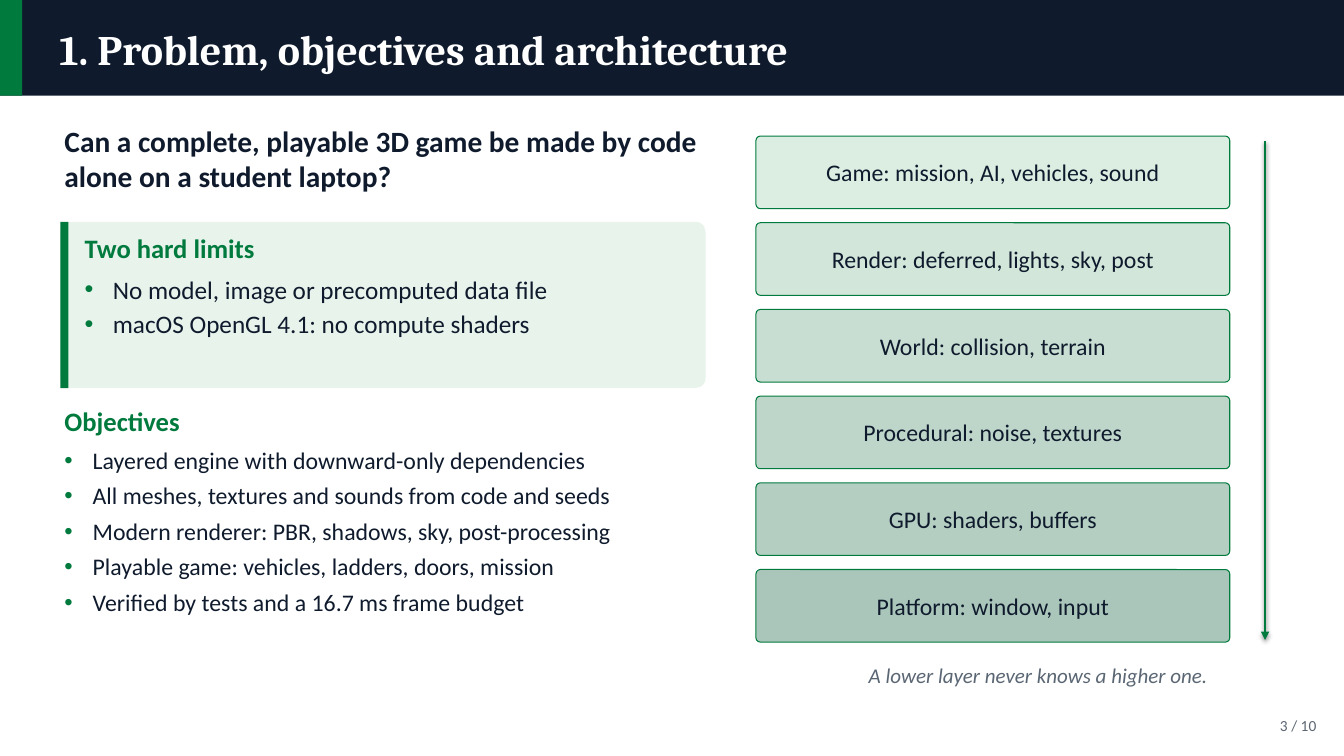
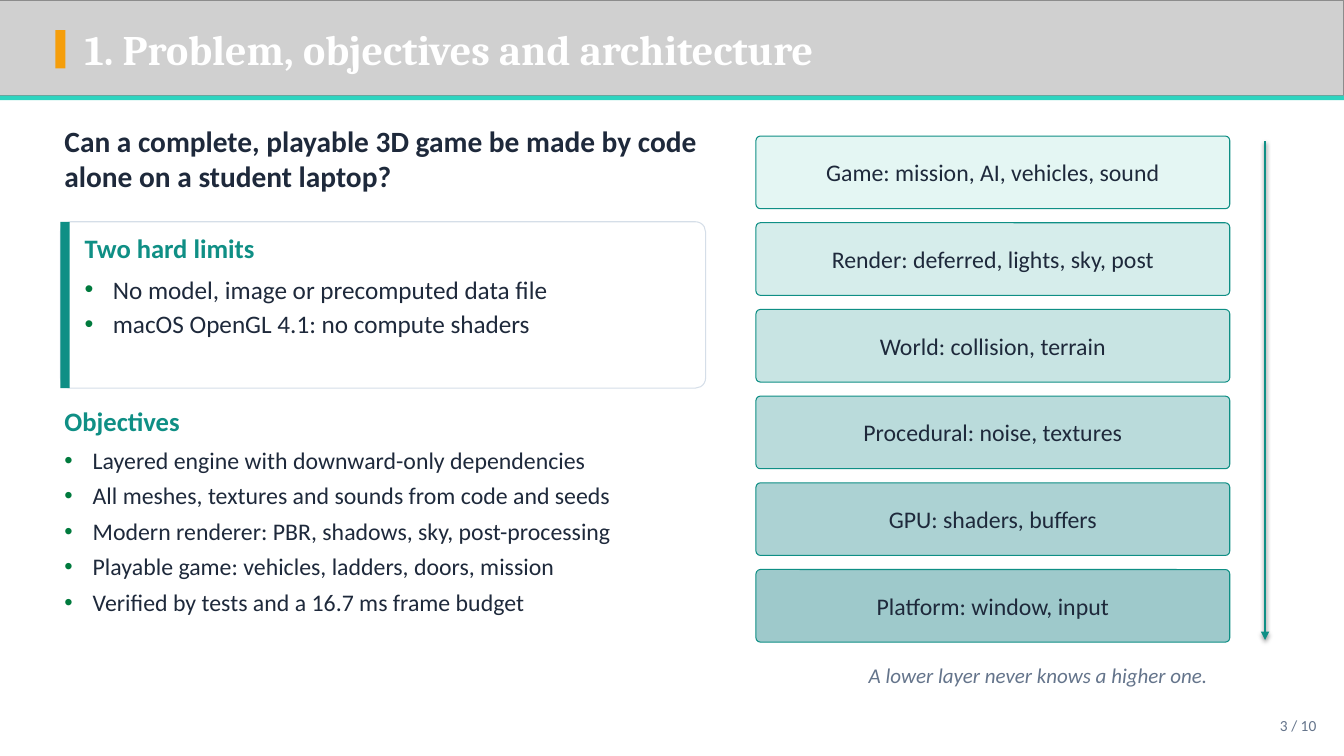
Before and after one commit to ShifatHasanGNS/Sentinel, a slide deck: slide 3 of Docs/Deliverables/Slides/Sentinel_Presentation.pptx. Drawn at 1344x756 pixels with LibreOffice and Linux fonts; fonts in the diff are those of the drawing; grey boxes stand for pictures; background and template pictures are left out. Boxes give left, top, right and bottom in pixels: in the first picture for what was removed or moved away, otherwise in the second. Text is boxed around its words. In the diff, an @@ line names an element or a change of style, - is before the commit and + after.

Commit message:
Slides: midnight-and-teal PPTX theme with procedurally generated backdrops

```diff
--- a/Docs/Deliverables/Slides/Sentinel_Presentation.pptx
+++ b/Docs/Deliverables/Slides/Sentinel_Presentation.pptx
@@ picture added at [0,0,1344,96] @@
@@ text "1. Problem, objectives and architecture": place and size @@
-text "1. Problem, objectives and architecture" at [59,35,788,74]
+text "1. Problem, objectives and architecture" at [85,36,813,74]
@@ rectangle: place and size @@
-rectangle at [0,0,22,96]
+rectangle at [55,30,66,69]
@@ rectangle at [55,30,66,69]: fill #007A3D to #F59E0B @@
@@ rectangle: place and size @@
-rectangle at [0,0,1344,96]
+rectangle at [0,96,1344,100]
@@ rectangle at [0,96,1344,100]: fill #0F1B2D to #2DD4BF @@
@@ rounded rectangle at [756,136,1230,209]: fill #D2E6DA to #E4F6F3; outline #007A3D 0.75 pt to #0F8F85 0.75 pt @@
@@ rounded rectangle removed at [756,136,1230,209] @@
@@ arrow (1265, 141) - (1265, 640): stroke #007A3D 2 pt to #0F8F85 2 pt @@
@@ rounded rectangle at [60,222,706,388]: fill #E8F3EC to #FFFFFF; outline none to #D5DEE8 0.75 pt @@
@@ rectangle at [60,222,70,388]: fill #007A3D to #0F8F85 @@
@@ text "Two hard limits" at [85,239,255,259]: text colour #007A3D to #0F8F85 @@
@@ rounded rectangle at [756,223,1230,295]: fill #C8DED2 to #D6EDEB; outline #007A3D 0.75 pt to #0F8F85 0.75 pt @@
@@ rounded rectangle at [756,310,1230,382]: fill #BED6CA to #C8E4E3; outline #007A3D 0.75 pt to #0F8F85 0.75 pt @@
@@ text "Objectives" at [64,412,179,436]: text colour #007A3D to #0F8F85 @@
@@ 5 rounded rectangles: place and size @@
-5 rounded rectangles at [756,223,1230,642]
+5 rounded rectangles at [756,136,1230,556]
@@ rounded rectangle at [756,396,1230,469]: fill #B4CEC2 to #BADBDB; outline #007A3D 0.75 pt to #0F8F85 0.75 pt @@
@@ rounded rectangle at [756,483,1230,556]: fill #AAC6BA to #ACD2D3; outline #007A3D 0.75 pt to #0F8F85 0.75 pt @@
@@ text colour #0F1B2D to #1E293B in 9 elements at [64,131,697,192], [113,281,547,337], [93,452,610,615], [826,164,1159,184], [832,251,1153,272], [880,338,1106,358], [863,424,1122,444], [889,511,1096,531], [877,598,1109,619] @@
@@ rounded rectangle added at [756,570,1230,642], fill #9EC9CB, outline #0F8F85 0.75 pt @@
@@ text "A lower layer never knows ..." at [869,668,1207,687]: text colour #5A6673 to #64748B @@
@@ text "3 / 10" at [1280,721,1317,731]: text colour #5A6673 to #64748B @@
```
Also in this commit, not shown: 9 other slides changed, 6 other files.
